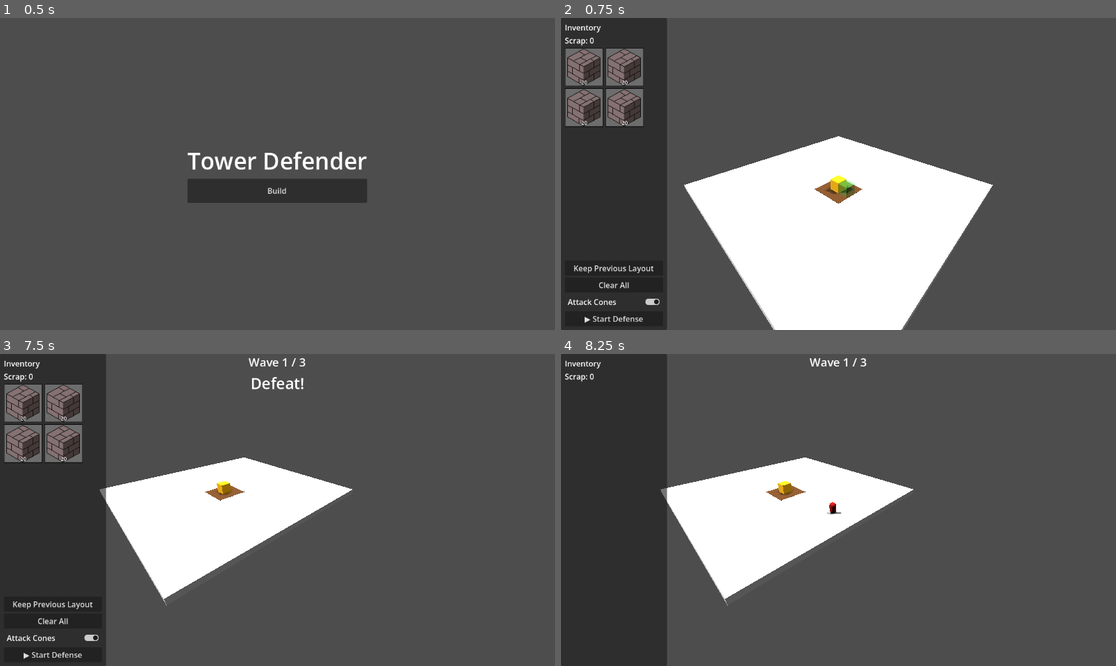
Above: before the commit, frames 1-4 (two rows, left to right).
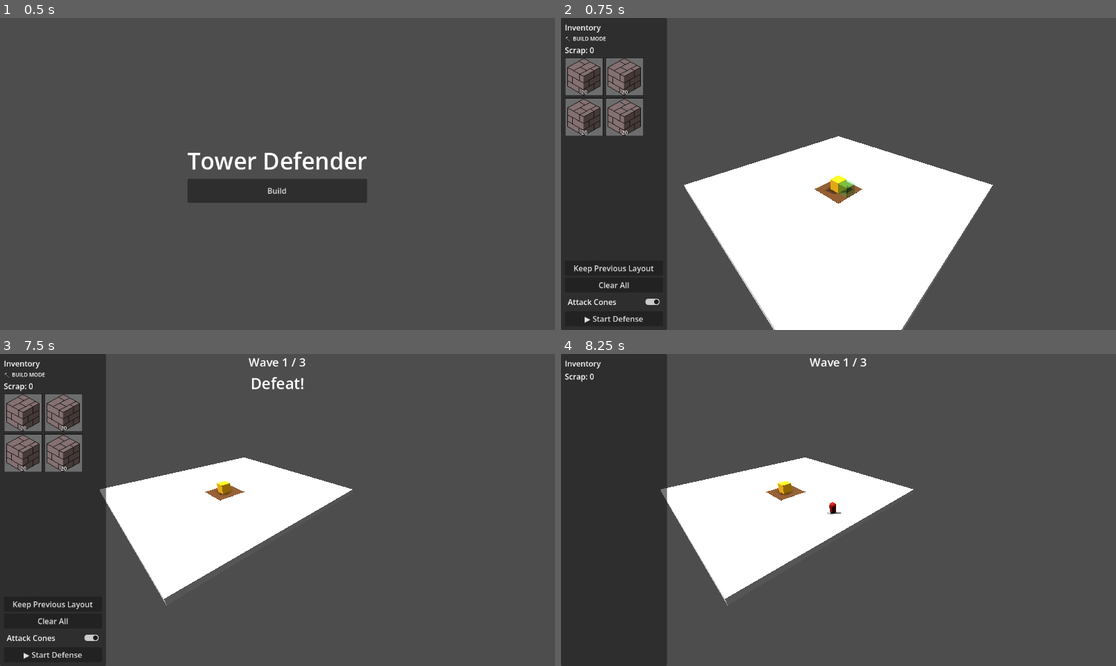
Above: after the commit, the same moments.

Repository: CaptainTiki/BlockDefender
Game: Godot game, scene res://scenes/MainMenu.tscn
The game is run twice, just before and just after one commit, with the same random seed, the same clock (stepped at 60 frames per second) and the same inputs.
Inputs (mouse positions are in pixels of both pictures, inside the frame that each line leads up to):
- Up to frame 1 (0.5 s): no input
- Up to frame 2 (0.75 s): click "Build" at 0.5 s
- Up to frame 3 (7.5 s): click "▶ Start Defense" at 1.25 s; tap Enter at 2 s; move the mouse to (399, 494) at 2.02 s; hold D 2.03-2.75 s; tap Delete at 2.1, 3.8 s; click (399, 494) at 2.17 s; tap Space at 2.27, 5.27 s; tap Q at 2.3, 5.1, 6.8 s; drag from (166, 525) to (249, 572) at 2.77 s; move the mouse to (333, 441) at 3.52 s; hold D 3.53-4.25 s; tap E at 3.6, 5.3 s; click (333, 441) at 3.67 s; drag from (249, 572) to (111, 463) at 4.27 s; move the mouse to (444, 556) at 5.02 s; hold A 5.03-5.75 s; click (444, 556) at 5.17 s; tap Escape at 5.65 s; drag from (111, 463) to (194, 432) at 5.77 s; move the mouse to (305, 510) at 6.52 s; hold S 6.53-7.25 s; hold Ctrl 6.53-7.25 s; click (305, 510) at 6.67 s; click "Continue to Build" at 7.25 s
- Up to frame 4 (8.25 s): click "▶ Start Defense" at 8 s

Frame 1 is identical in both runs. In frame 2, 2.2% of the frame differs, in the area x 0-15%, y 6-38%; in frame 3, 2.2%; in frame 4, nothing differs.

Commit message:
UI and build mode update

Diff:
--- /dev/null
+++ b/scenes/ui/BlockInspectPanel.tscn
@@ -0,0 +1,59 @@
+[gd_scene format=3]
+
+[ext_resource type="Script" path="res://scripts/ui/block_inspect_panel.gd" id="1_script"]
+
+[node name="BlockInspectPanel" type="PanelContainer"]
+script = ExtResource("1_script")
+visible = false
+
+[node name="Margin" type="MarginContainer" parent="."]
+layout_mode = 2
+theme_override_constants/margin_left = 12
+theme_override_constants/margin_top = 12
+theme_override_constants/margin_right = 12
+theme_override_constants/margin_bottom = 12
+
+[node name="VBox" type="VBoxContainer" parent="Margin"]
+layout_mode = 2
+theme_override_constants/separation = 8
+
+[node name="InspectTitleLabel" type="Label" parent="Margin/VBox"]
+unique_name_in_owner = true
+layout_mode = 2
+theme_override_font_sizes/font_size = 18
+text = "Block Name"
+horizontal_alignment = 1
+
+[node name="HSep1" type="HSeparator" parent="Margin/VBox"]
+layout_mode = 2
+
+[node name="InspectStatsGrid" type="GridContainer" parent="Margin/VBox"]
+unique_name_in_owner = true
+layout_mode = 2
+theme_override_constants/h_separation = 8
+theme_override_constants/v_separation = 4
+columns = 2
+
+[node name="HSep2" type="HSeparator" parent="Margin/VBox"]
+layout_mode = 2
+
+[node name="InspectDescLabel" type="Label" parent="Margin/VBox"]
+unique_name_in_owner = true
+custom_minimum_size = Vector2(160, 0)
+layout_mode = 2
+theme_override_font_sizes/font_size = 11
+autowrap_mode = 3
+text = ""
+
+[node name="Spacer" type="Control" parent="Margin/VBox"]
+layout_mode = 2
+size_flags_vertical = 3
+
+[node name="InspectHintLabel" type="Label" parent="Margin/VBox"]
+unique_name_in_owner = true
+layout_mode = 2
+theme_override_font_sizes/font_size = 10
+theme_override_colors/font_color = Color(0.5, 0.5, 0.5, 1)
+text = "[Esc] back to build  •  [RMB] deselect"
+horizontal_alignment = 1
+autowrap_mode = 3
--- a/scenes/ui/BuildUI.tscn
+++ b/scenes/ui/BuildUI.tscn
@@ -1,6 +1,7 @@
 [gd_scene format=3 uid="uid://buildui"]
 
 [ext_resource type="Script" uid="uid://cyknaeh0nnpqm" path="res://scripts/ui/build_ui.gd" id="1_script"]
+[ext_resource type="PackedScene" path="res://scenes/ui/BlockInspectPanel.tscn" id="8_inspect"]
 [ext_resource type="PackedScene" uid="uid://cfoxywkteb2eq" path="res://scenes/ui/ItemDetailPanel.tscn" id="2_detail"]
 [ext_resource type="Texture2D" uid="uid://clr7ytmdpi6bp" path="res://assets/icons/block_standard.png" id="3_e8fgg"]
 [ext_resource type="PackedScene" uid="uid://bfwyhb46ie7wl" path="res://scenes/ui/InventoryItem.tscn" id="3_invitem"]
@@ -33,6 +34,12 @@
 layout_mode = 2
 theme_override_font_sizes/font_size = 16
 text = "Inventory"
+
+[node name="ModeLabel" type="Label" parent="InventoryPanel/Margin/VBox" unique_id=112233445]
+unique_name_in_owner = true
+layout_mode = 2
+theme_override_font_sizes/font_size = 11
+text = "🔨  BUILD MODE"
 
 [node name="ScrapLabel" type="Label" parent="InventoryPanel/Margin/VBox" unique_id=881234567]
 unique_name_in_owner = true
@@ -108,7 +115,18 @@
 anchor_left = 1.0
 anchor_right = 1.0
 anchor_bottom = 1.0
-offset_left = -152.0
+offset_left = -200.0
 grow_horizontal = 0
 grow_vertical = 2
 mouse_filter = 2
+
+[node name="InspectPanel" parent="." unique_id=556677889 instance=ExtResource("8_inspect")]
+unique_name_in_owner = true
+anchors_preset = 11
+anchor_left = 1.0
+anchor_right = 1.0
+anchor_bottom = 1.0
+offset_left = -200.0
+grow_horizontal = 0
+grow_vertical = 2
+mouse_filter = 2
--- a/scripts/block_archer.gd
+++ b/scripts/block_archer.gd
@@ -87,6 +87,19 @@
 
 	return best
 
+## Returns live combat stats for the inspect panel.
+func get_inspect_stats() -> Dictionary:
+	var isolation: int     = 6 - _neighbor_count
+	var eff_rate: float    = fire_rate * (1.0 + isolation * isolation_fire_bonus)
+	var stab_factor: float = clamp(float(_stability_budget) / 6.0, 0.0, 1.0)
+	var spread_deg: float  = max_spread_degrees * (1.0 - stab_factor)
+	return {
+		"Fire Rate":  "%.1f / sec" % eff_rate,
+		"Spread":     "%.0f°" % spread_deg,
+		"Neighbors":  "%d / 6" % _neighbor_count,
+		"Range":      "%.0f units" % attack_range,
+	}
+
 ## Adds random directional scatter based on current stability budget.
 ## High budget = stable = no spread. Budget ≤ 0 = full spread.
 func _apply_spread(dir: Vector3) -> Vector3:
--- a/scripts/block_armor.gd
+++ b/scripts/block_armor.gd
@@ -6,3 +6,11 @@
 
 ## Damage reduction fraction granted to each touching block. 0.35 = 35% less damage.
 @export var armor_bonus: float = 0.35
+
+## Returns live stats for the inspect panel.
+func get_inspect_stats() -> Dictionary:
+	return {
+		"Aura":  "%d%% reduction" % int(armor_bonus * 100.0),
+		"Reach": "All 6 faces",
+		"Stack": "Additive",
+	}
--- a/scripts/block_melee.gd
+++ b/scripts/block_melee.gd
@@ -24,6 +24,16 @@
 func update_backing_count(count: int) -> void:
 	_backing_count = count
 
+## Returns live combat stats for the inspect panel.
+func get_inspect_stats() -> Dictionary:
+	var total: int = base_damage + _backing_count * damage_per_backer
+	return {
+		"Damage":    "%d  (%d base + %d×%d)" % [total, base_damage, _backing_count, damage_per_backer],
+		"Backers":   str(_backing_count),
+		"Fire Rate": "%.1f / sec" % fire_rate,
+		"Range":     "1 cell",
+	}
+
 func _attack() -> void:
 	var total_damage := base_damage + _backing_count * damage_per_backer
 	for enemy: Node in get_tree().get_nodes_in_group("enemies"):
--- a/scripts/block_placement.gd
+++ b/scripts/block_placement.gd
@@ -25,6 +25,8 @@
 var _ghost: Node3D = null
 
 signal block_destroy_requested(grid_pos: Vector3i)
+signal block_inspect_requested(grid_pos: Vector3i)   # Vector3i(-1,-1,-1) = clear selection
+signal inspect_mode_changed(is_inspect: bool)
 
 # Pre-created materials — reused every tint pass, never allocated per-frame.
 var _mat_ghost_ok    := StandardMaterial3D.new()
@@ -49,15 +51,35 @@
 	_spawn_ghost()
 
 var _building_enabled: bool = true
+var _inspect_mode: bool     = false
 
 func set_building_enabled(enabled: bool) -> void:
 	_building_enabled = enabled
 	if not enabled:
 		_set_ghost_visible(false)
+		if _inspect_mode:
+			_exit_inspect_mode()
 
 func _unhandled_input(event: InputEvent) -> void:
 	if not _building_enabled:
 		return
+
+	# Escape toggles between build and inspect mode.
+	if event is InputEventKey and event.pressed and event.keycode == KEY_ESCAPE:
+		if _inspect_mode:
+			_exit_inspect_mode()
+		else:
+			_enter_inspect_mode()
+		return
+
+	if _inspect_mode:
+		if event is InputEventMouseButton and event.pressed:
+			match event.button_index:
+				MOUSE_BUTTON_LEFT:  _try_inspect()
+				MOUSE_BUTTON_RIGHT: block_inspect_requested.emit(Vector3i(-1, -1, -1))
+		return
+
+	# --- Build mode input ---
 	if event is InputEventMouseButton and event.pressed:
 		match event.button_index:
 			MOUSE_BUTTON_LEFT:
@@ -66,12 +88,34 @@
 				_try_remove()
 	elif event is InputEventKey and event.pressed:
 		match event.keycode:
-			KEY_DELETE:
-				_try_destroy()
-			KEY_Q:
-				_selected_rotation = (_selected_rotation - 1 + 4) % 4
-			KEY_E:
-				_selected_rotation = (_selected_rotation + 1) % 4
+			KEY_DELETE: _try_destroy()
+			KEY_Q:      _selected_rotation = (_selected_rotation - 1 + 4) % 4
+			KEY_E:      _selected_rotation = (_selected_rotation + 1) % 4
+
+func _enter_inspect_mode() -> void:
+	_inspect_mode = true
+	# Destroy the ghost so nothing follows the cursor in inspect mode.
+	if _ghost:
+		_ghost.queue_free()
+		_ghost = null
+	inspect_mode_changed.emit(true)
+
+func _exit_inspect_mode() -> void:
+	_inspect_mode = false
+	block_inspect_requested.emit(Vector3i(-1, -1, -1))  # clear panel
+	_spawn_ghost()
+	inspect_mode_changed.emit(false)
+
+func _try_inspect() -> void:
+	var result := _raycast(block_layer)
+	if result.is_empty():
+		block_inspect_requested.emit(Vector3i(-1, -1, -1))
+		return
+	var grid_pos := _world_to_grid(result["position"] - result["normal"] * 0.1)
+	if grid.has(grid_pos):
+		block_inspect_requested.emit(grid_pos)
+	else:
+		block_inspect_requested.emit(Vector3i(-1, -1, -1))
 
 func _process(_delta: float) -> void:
 	_update_ghost()
@@ -176,6 +220,8 @@
 		(_ghost as StaticBody3D).collision_mask = 0
 
 func _update_ghost() -> void:
+	if _inspect_mode or _ghost == null:
+		return
 	var result := _raycast(ground_layer | block_layer)
 	if result.is_empty():
 		_set_ghost_visible(false)
@@ -247,6 +293,9 @@
 	return _inventory
 
 func select_block_type(type: String) -> void:
+	# Clicking an inventory item always returns to build mode.
+	if _inspect_mode:
+		_exit_inspect_mode()
 	if type == _selected_type:
 		return
 	_selected_type = type
--- a/scripts/build_phase.gd
+++ b/scripts/build_phase.gd
@@ -39,6 +39,8 @@
 	GameEvents.block_destroyed.connect(_on_block_destroyed)
 
 	_placement.block_destroy_requested.connect(_on_destroy_requested)
+	_placement.block_inspect_requested.connect(_on_inspect_requested)
+	_placement.inspect_mode_changed.connect(_ui.on_inspect_mode_changed)
 
 	GameEvents.run_failed.connect(func(): _on_run_ended(false))
 	GameEvents.run_won.connect(func(): _on_run_ended(true))
@@ -107,6 +109,16 @@
 
 func _on_destroy_requested(grid_pos: Vector3i) -> void:
 	_placement.destroy_block(grid_pos)
+
+func _on_inspect_requested(grid_pos: Vector3i) -> void:
+	# Vector3i(-1,-1,-1) is the "clear selection" sentinel.
+	if grid_pos == Vector3i(-1, -1, -1) or not _placement.grid.has(grid_pos):
+		_ui.clear_inspect_panel()
+		return
+	var block_node: Node3D  = _placement.grid[grid_pos]
+	var block_type: String  = _placement.get_block_type_at(grid_pos)
+	var budget: int         = _stability.get_last_budgets().get(grid_pos, -999)
+	_ui.show_inspect_stats(block_node, block_type, budget)
 
 func _on_clear_all() -> void:
 	_placement.clear_all()
--- /dev/null
+++ b/scripts/ui/block_inspect_panel.gd
@@ -0,0 +1,60 @@
+# BlockInspectPanel — shows live runtime stats for a placed block when clicked in inspect mode.
+# Receives a block node + metadata from BuildPhase; queries the block directly for current values.
+class_name BlockInspectPanel
+extends PanelContainer
+
+@onready var _title:    Label         = %InspectTitleLabel
+@onready var _grid:     GridContainer = %InspectStatsGrid
+@onready var _desc:     Label         = %InspectDescLabel
+@onready var _hint:     Label         = %InspectHintLabel
+
+## Populate the panel with live data from the given block instance.
+## budget is the raw stability budget for this block from StabilityChecker.
+func show_block(block_node: Node3D, block_type: String, budget: int) -> void:
+	var type_data: Dictionary = BuildUI.BLOCK_DATA.get(block_type, {})
+	_title.text = type_data.get("display_name", block_type)
+	_desc.text  = type_data.get("description", "")
+
+	var stats: Dictionary = {}
+
+	# --- HP and armor from BlockHealth ---
+	var health := block_node.get_node_or_null("BlockHealth") as BlockHealth
+	if health:
+		stats["HP"] = "%d / %d" % [health.hp, health.max_hp]
+		if health.armor > 0.0:
+			stats["Armor"] = "%d%%" % int(health.armor * 100.0)
+
+	# --- Stability from the budget value ---
+	if budget > 2:
+		stats["Stability"] = "Grounded"
+	elif budget > 0:
+		stats["Stability"] = "Grounded (weak)"
+	elif budget == 0:
+		stats["Stability"] = "Wobbling ⚠"
+	else:
+		stats["Stability"] = "Falling ✗"
+
+	# --- Block-type-specific live stats ---
+	if block_node.has_method("get_inspect_stats"):
+		var type_stats: Dictionary = block_node.call("get_inspect_stats")
+		for key: String in type_stats.keys():
+			stats[key] = type_stats[key]
+
+	# --- Rebuild stat rows ---
+	for child in _grid.get_children():
+		child.queue_free()
+	for key: String in stats.keys():
+		var k := Label.new()
+		k.text = key
+		k.add_theme_color_override("font_color", Color(0.7, 0.7, 0.7))
+		_grid.add_child(k)
+		var v := Label.new()
+		v.text                  = str(stats[key])
+		v.horizontal_alignment  = HORIZONTAL_ALIGNMENT_RIGHT
+		v.size_flags_horizontal = SIZE_EXPAND_FILL
+		_grid.add_child(v)
+
+	show()
+
+func clear() -> void:
+	hide()
--- a/scripts/ui/build_ui.gd
+++ b/scripts/ui/build_ui.gd
@@ -37,14 +37,16 @@
 	},
 }
 
-@onready var _inventory_grid:   GridContainer   = %InventoryGrid
-@onready var _inventory_scroll: ScrollContainer = %InventoryScroll
-@onready var _detail_panel:     ItemDetailPanel = %DetailPanel
-@onready var _keep_btn:         Button          = %KeepLayoutBtn
-@onready var _clear_btn:        Button          = %ClearAllBtn
-@onready var _defense_btn:      Button          = %StartDefenseBtn
-@onready var _cones_btn:        CheckButton     = %ShowConesBtn
-@onready var _scrap_label:      Label           = %ScrapLabel
+@onready var _inventory_grid:   GridContainer    = %InventoryGrid
+@onready var _inventory_scroll: ScrollContainer  = %InventoryScroll
+@onready var _detail_panel:     ItemDetailPanel  = %DetailPanel
+@onready var _inspect_panel:    BlockInspectPanel = %InspectPanel
+@onready var _keep_btn:         Button           = %KeepLayoutBtn
+@onready var _clear_btn:        Button           = %ClearAllBtn
+@onready var _defense_btn:      Button           = %StartDefenseBtn
+@onready var _cones_btn:        CheckButton      = %ShowConesBtn
+@onready var _scrap_label:      Label            = %ScrapLabel
+@onready var _mode_label:       Label            = %ModeLabel
 
 var _inventory: Dictionary = {}
 
@@ -73,8 +75,30 @@
 	_clear_btn.visible        = controls_visible
 	_defense_btn.visible      = controls_visible
 	_cones_btn.visible        = controls_visible
+	_mode_label.visible       = controls_visible
 	if not controls_visible:
 		_detail_panel.hide()
+		_inspect_panel.clear()
+
+## Called by BuildPhase when BlockPlacement switches between build and inspect mode.
+func on_inspect_mode_changed(is_inspect: bool) -> void:
+	if is_inspect:
+		_mode_label.text = "🔍  INSPECT MODE"
+		_mode_label.add_theme_color_override("font_color", Color(0.4, 0.85, 1.0))
+		_detail_panel.hide()
+	else:
+		_mode_label.text = "🔨  BUILD MODE"
+		_mode_label.remove_theme_color_override("font_color")
+		_inspect_panel.clear()
+
+## Show live stats for a placed block in the inspect panel.
+func show_inspect_stats(block_node: Node3D, block_type: String, budget: int) -> void:
+	_detail_panel.hide()
+	_inspect_panel.show_block(block_node, block_type, budget)
+
+## Hide the inspect panel (e.g. when selection is cleared).
+func clear_inspect_panel() -> void:
+	_inspect_panel.clear()
 
 
 func _on_scrap_changed(new_amount: int) -> void:
@@ -91,6 +115,10 @@
 	# Only commit to this block type for placement when we have stock.
 	if _inventory.get(block_type, 0) > 0:
 		block_selected.emit(block_type)
+	# Switch right panel back to the static type info / purchase view.
+	_inspect_panel.clear()
+	_mode_label.text = "🔨  BUILD MODE"
+	_mode_label.remove_theme_color_override("font_color")
 	var data: Dictionary = BLOCK_DATA.get(block_type, {
 		"display_name": block_type,
 		"stats": {},
Not shown, added: scripts/ui/block_inspect_panel.gd.uid
Not shown, changed: README.md
